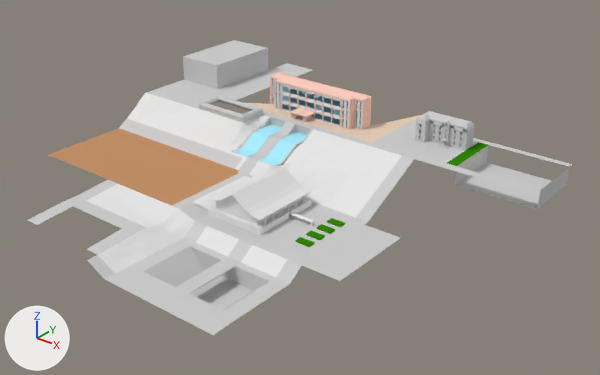
Two versions of the Blender file _Models/map.blend, one commit apart.
One viewpoint serves both versions: a 50 mm lens placed at (686.0, -845.0, 426.0), pointed at (75.0, -82.0, -47.0). Arrows for +X, +Y and +Z are at lower left; the lights stay in place.

Objects in the first picture: 'director_building', 'gym', 'school_glass.001', 'school_glass.002', 'school_walls', 'teacher_building', 'terrain', 'walkroad', 'water_stairs'.
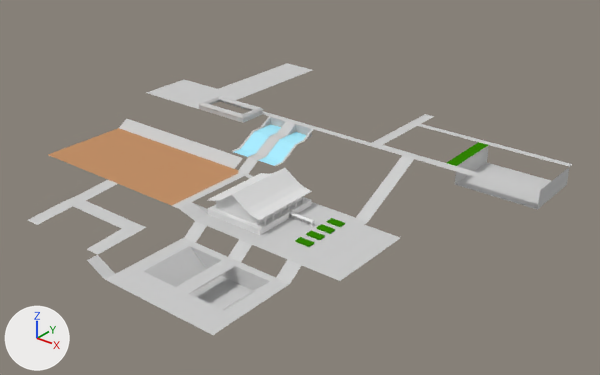
Boxes [x1, y1, x2, y2] around the edits, measured in the pictures (600 x 375 px):
'terrain', hidden: before [86, 93, 402, 277]
'school_walls', hidden (beige): before [246, 73, 421, 143]
'gym', hidden: before [183, 40, 268, 89]
'director_building', hidden: before [383, 111, 478, 163]
'school_glass.001', hidden: before [272, 79, 361, 129]
'school_glass.002', hidden: before [273, 86, 361, 128]
'water_stairs', unchanged, covered by the edit: before [234, 124, 307, 166]

The edits, one by one:
me_ground_003 has 8 vertices, 6 faces and spans x -128.0..-91.0, y 18.0..78.0, z 0.0..19.0.
me_ground_003 is used by ob_gym; parent ob_collisions; location (0.0, 0.0, 0.0).
Verts and faces of me_ground_003; kept vertices keep their numbers, new ones are numbered from 8.
Before the commit, vertices of me_ground_003: 0 (-128.0, 18.0, 0.0) at pixel (184, 79), 1 (-91.0, 18.0, 0.0) at pixel (217, 88), 2 (-128.0, 78.0, 0.0), 3 (-91.0, 78.0, 0.0) at pixel (268, 70), 4 (-128.0, 18.0, 19.0) at pixel (182, 56).
Before the commit, vertices of me_ground_003: 5 (-91.0, 18.0, 19.0) at pixel (216, 65), 6 (-128.0, 78.0, 19.0) at pixel (234, 40), 7 (-91.0, 78.0, 19.0) at pixel (267, 47).
Part 1, on me_ground_003:
Faces deleted: (0, 2, 3, 1), (4, 5, 7, 6).
Vertices 4 to 7 move by (0.0, 0.0, -3.8).
New vertex 8 is at (-91.0, 18.0, 15.2).
New vertex 9 is at (-128.0, 18.0, 15.2).
New vertex 10 is at (-109.5, 18.0, 19.2).
New vertices 11, 12, 13 stand at vertices 8, 9, 10, in that order, plus (0.0, 60.0, 0.0).
New faces: (8, 11, 13, 10), (9, 10, 13, 12), (8, 10, 9), (11, 12, 13).
Object 'gym' (ob_gym) is now hidden.
Object 'school_ground' (ob_school_ground) is now hidden.
Object 'terrain' (ob_terrain) is now hidden.
Object 'school_glass.001' (ob_school_glass_001) is now hidden.
Object 'school_glass.002' (ob_school_glass_002) is now hidden.
Object 'director_building' (ob_director_building) is now hidden.
Object 'school_walls' (ob_school_walls) is now hidden.
